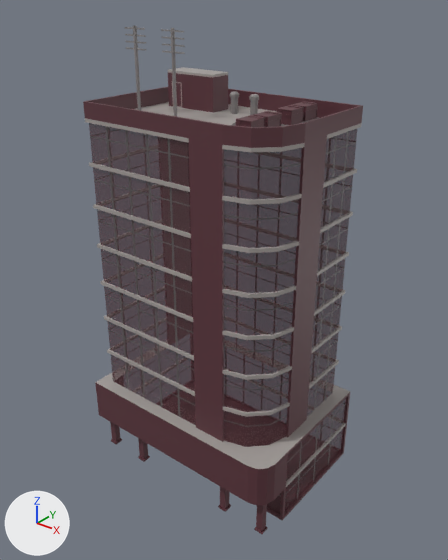
A saved change to the FBX model Assets/polyperfect/Low Poly Ultimate Pack/M/- Meshes_M/Buildings_M/building-office-rounded.fbx.
One viewpoint serves both versions: a 50 mm camera at (30.9, -38.3, 42.7) aimed at (0.4, -0.2, 19.0). Every picture has the same lights, and +X, +Y and +Z are marked at lower left. Where no turn or scale is listed for an object, it has been applied to the vertices.

Names of what the first picture shows: 'building-office-rounded'.
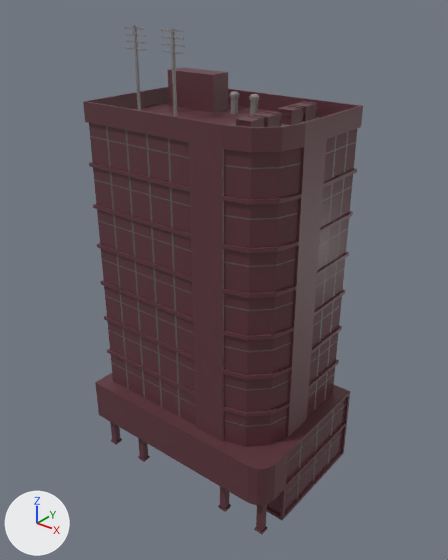
Pixel boxes (x1, y1, x2, y2) of what changed, in the pictures (448 x 560 px):
'building-office-rounded', surface changed, recoloured (grey to brown)
    both: (85, 65, 362, 510)

The change, as a diff of the scene's bpy script:
```diff
--- a/Assets/polyperfect/Low Poly Ultimate Pack/M/- Meshes_M/Buildings_M/building-office-rounded.fbx.py
+++ b/Assets/polyperfect/Low Poly Ultimate Pack/M/- Meshes_M/Buildings_M/building-office-rounded.fbx.py
@@ mat_64_glass @@
 mat_64_glass.base_color = (0.112, 0.0369, 0.0482)  # brown #5e363e
-mat_64_glass.roughness = 0.0
-mat_64_glass.alpha = 0.499
+mat_64_glass.roughness = 0.168
@@ mat_21_grey_light @@
 mat_21_grey_light = principled_material('21 GREY LIGHT')
-mat_21_grey_light.base_color = (0.386, 0.356, 0.342)  # grey #a7a19e
+mat_21_grey_light.base_color = (0.112, 0.0369, 0.0482)  # brown #5e363e
```
